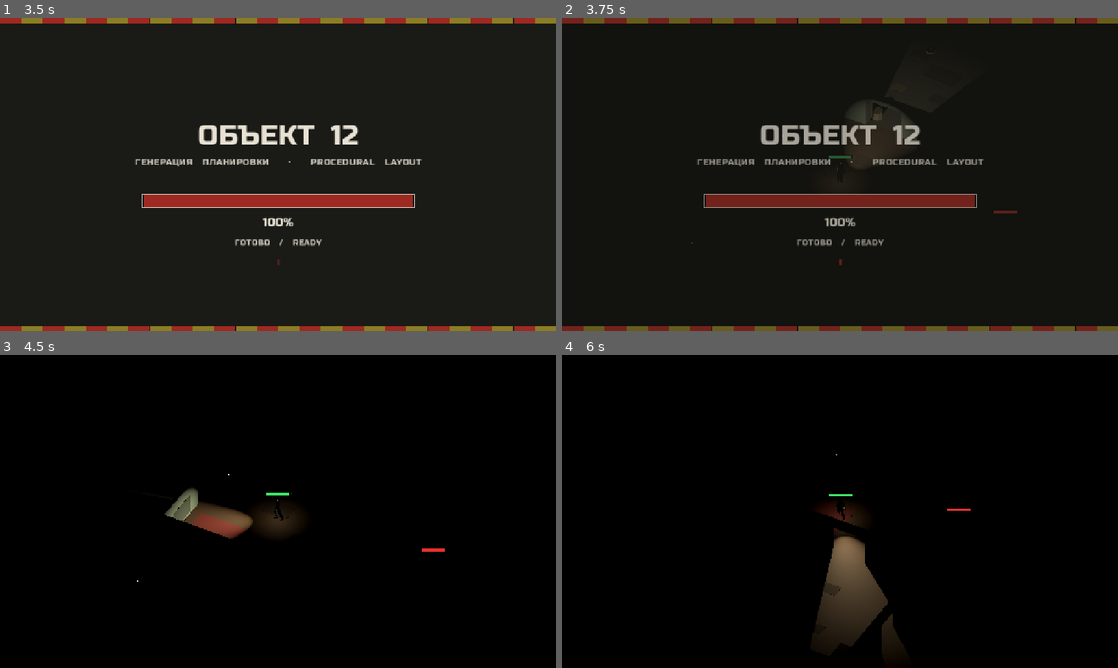
Above: before the commit, frames 1-4 (two rows, left to right).
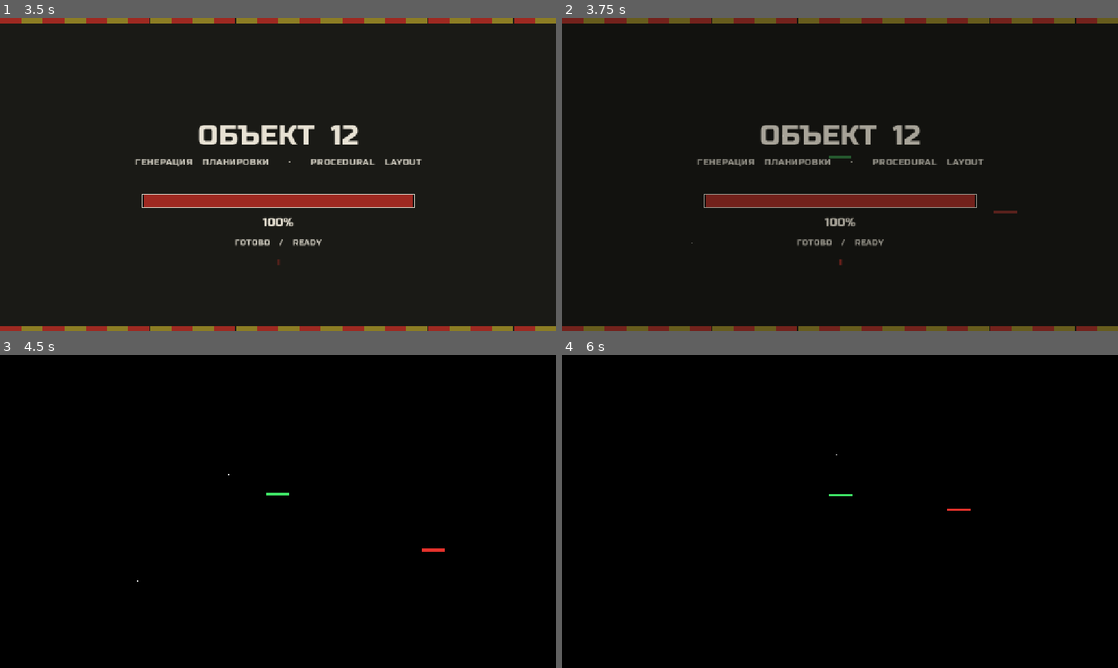
Above: after the commit, the same moments.

Repository: nhudson99/nuclear-winter
Game: Godot game, scene res://scenes/TitleScreen.tscn
Two runs of this game, one before a commit and one after it. Both use one fixed random seed, a clock stepped at 60 frames per second and the inputs below.
Inputs (mouse positions are in pixels of both pictures, inside the frame that each line leads up to):
- Up to frame 1 (3.5 s): tap Enter at 0.5, 1.25 s; hold D (move_right) 0.53-1.28 s; hold Right mouse button (flashlight, bound only after the commit) 0.53-1.28 s; click (278, 174) at 0.67 s; tap F (flashlight, bound only before the commit) at 0.8, 1.35 s; hold S (move_down) 1.28-2 s; click (278, 174) at 1.42 s; tap Shift at 1.55 s; click "LEVEL 1" at 2 s; move the mouse to (333, 105) at 2.77 s; hold D (move_right) from 2.78 s (still down); hold Shift (sprint) from 2.78 s (still down); click (333, 105) at 2.92 s; right-click (333, 105) at 3.05 s
- Up to frame 2 (3.75 s): tap Enter at 3.5 s; move the mouse to (812, 237) at 3.52 s; release D (move_right) at 3.53 s; release Shift (sprint) at 3.53 s; hold W (move_up) from 3.53 s (still down); right-click (812, 237) at 3.6 s; click (812, 237) at 3.67 s
- Up to frame 3 (4.5 s): tap F (flashlight, bound only before the commit) at 3.8 s; move the mouse to (444, 558) at 4.27 s; release W (move_up) at 4.28 s; hold A (move_left) from 4.28 s (still down); hold F (flashlight, bound only before the commit) from 4.28 s (still down); click (444, 558) at 4.42 s
- Up to frame 4 (6 s): tap Shift (sprint) at 4.55 s; move the mouse to (673, 464) at 5.02 s; release F (flashlight, bound only before the commit) at 5.03 s; tap E (interact) at 5.1 s; click (673, 464) at 5.17 s; right-click (673, 464) at 5.3 s; move the mouse to (867, 511) at 5.77 s; release A (move_left) at 5.78 s; hold S (move_down) from 5.78 s (still down); hold Shift (sprint) from 5.78 s (still down); click (867, 511) at 5.92 s

Frame 1 is identical in both runs. In frame 2, 1.0% of the frame differs, in the area x 49-64%, y 26-50%; in frame 3, 1.7%; in frame 4, 3.5%, in the area x 45-61%, y 47-94%.

Commit message:
Aim and light the flashlight by holding right mouse.
Hold RMB to turn the beam on and yaw the prisoner at the cursor.
WASD still strafes independently; release RMB to go dark again.

Co-authored-by: nhudson99 <nhudson99@users.noreply.github.com>

Diff:
--- a/godot/project.godot
+++ b/godot/project.godot
@@ -52,7 +52,7 @@
 }
 flashlight={
 "deadzone": 0.5,
-"events": [Object(InputEventKey,"resource_local_to_scene":false,"resource_name":"","device":-1,"window_id":0,"alt_pressed":false,"shift_pressed":false,"ctrl_pressed":false,"meta_pressed":false,"pressed":false,"keycode":0,"physical_keycode":70,"key_label":0,"unicode":102,"location":0,"echo":false,"script":null)
+"events": [Object(InputEventMouseButton,"resource_local_to_scene":false,"resource_name":"","device":-1,"window_id":0,"alt_pressed":false,"shift_pressed":false,"ctrl_pressed":false,"meta_pressed":false,"button_mask":2,"position":Vector2(0, 0),"global_position":Vector2(0, 0),"factor":1.0,"button_index":2,"canceled":false,"pressed":false,"double_click":false,"script":null)
 ]
 }
 
--- a/godot/scripts/Player.gd
+++ b/godot/scripts/Player.gd
@@ -35,7 +35,9 @@
 var _input_locked: bool = false
 var _flashlight: SpotLight3D
 var _flashlight_fill: OmniLight3D
-var _flashlight_on: bool = true
+var _flashlight_on: bool = false
+var _aim_override_enabled: bool = false
+var _aim_override: Vector3 = Vector3.ZERO
 
 func current_clip() -> String:
 	return _clip
@@ -43,8 +45,8 @@
 
 func _ready() -> void:
 	add_to_group("player")
-	_ensure_action("sprint", KEY_SHIFT)
-	_ensure_action("flashlight", KEY_F)
+	_ensure_key_action("sprint", KEY_SHIFT)
+	_ensure_mouse_action("flashlight", MOUSE_BUTTON_RIGHT)
 	health = max_health
 	_anim = _find_animation_player(visual)
 	if _anim:
@@ -63,16 +65,18 @@
 	_health_bar.set_health(health, max_health)
 
 func _physics_process(delta: float) -> void:
-	if Input.is_action_just_pressed("flashlight"):
-		set_flashlight_on(not _flashlight_on)
-
 	if not _alive or _input_locked:
+		set_flashlight_on(false)
 		velocity = Vector3.ZERO
 		_apply_gravity(delta)
 		move_and_slide()
 		if _alive:
 			_play("Idle", 1.0)
 		return
+
+	# Hold RMB: light on and yaw lock onto the cursor. WASD still strafes.
+	var aiming := Input.is_action_pressed("flashlight")
+	set_flashlight_on(aiming)
 
 	if Input.is_action_just_pressed("interact"):
 		_try_interact()
@@ -97,11 +101,14 @@
 
 	var planar := Vector3(velocity.x, 0.0, velocity.z)
 	var speed := planar.length()
-	if speed > 0.15:
+	var aim_dir := _aim_planar() if aiming else Vector3.ZERO
+	if aim_dir.length() > 0.2:
+		_face_planar(aim_dir, delta)
+	elif speed > 0.15:
 		# glTF forward is -Z, so the yaw that points the model down the travel
 		# direction is half a turn from atan2 of the velocity.
-		var target_yaw := atan2(planar.x, planar.z) + PI
-		visual.rotation.y = lerp_angle(visual.rotation.y, target_yaw, clampf(turn_speed * delta, 0.0, 1.0))
+		_face_planar(planar, delta)
+	if speed > 0.15:
 		var clip := "Run" if speed >= run_threshold else "Walk"
 		var metres: float = run_cycle_metres if clip == "Run" else walk_cycle_metres
 		_play(clip, _cycle_speed(clip, speed, metres))
@@ -129,6 +136,7 @@
 func lock_input() -> void:
 	_input_locked = true
 	velocity = Vector3.ZERO
+	set_flashlight_on(false)
 
 func unlock_input() -> void:
 	_input_locked = false
@@ -145,6 +153,17 @@
 
 func get_flashlight() -> SpotLight3D:
 	return _flashlight
+
+func is_aiming() -> bool:
+	return _flashlight_on
+
+## Tests and screenshot tools can pin the aim point without a real cursor.
+func set_aim_world_override(point: Vector3) -> void:
+	_aim_override_enabled = true
+	_aim_override = point
+
+func clear_aim_world_override() -> void:
+	_aim_override_enabled = false
 
 func _try_interact() -> void:
 	if _has_item:
@@ -189,12 +208,52 @@
 	var cycle_seconds := _anim.get_animation(clip).length
 	return clampf(speed * cycle_seconds / cycle_metres, 0.35, 2.5)
 
-func _ensure_action(action: String, keycode: Key) -> void:
-	if InputMap.has_action(action):
-		return
-	InputMap.add_action(action)
+func _face_planar(dir: Vector3, delta: float) -> void:
+	var target_yaw := atan2(dir.x, dir.z) + PI
+	visual.rotation.y = lerp_angle(visual.rotation.y, target_yaw, clampf(turn_speed * delta, 0.0, 1.0))
+
+func _aim_planar() -> Vector3:
+	var point := _aim_world_point()
+	var to_point := point - global_position
+	to_point.y = 0.0
+	return to_point
+
+func _aim_world_point() -> Vector3:
+	if _aim_override_enabled:
+		return _aim_override
+	var camera := get_viewport().get_camera_3d() if get_viewport() else null
+	if camera == null:
+		return global_position
+	var screen := get_viewport().get_mouse_position()
+	var origin := camera.project_ray_origin(screen)
+	var ray := camera.project_ray_normal(screen)
+	if absf(ray.y) < 0.0001:
+		return global_position
+	var distance := (global_position.y - origin.y) / ray.y
+	if distance < 0.0:
+		return global_position
+	return origin + ray * distance
+
+func _ensure_key_action(action: String, keycode: Key) -> void:
 	var event := InputEventKey.new()
 	event.physical_keycode = keycode
+	_ensure_action_event(action, event)
+
+func _ensure_mouse_action(action: String, button: MouseButton) -> void:
+	var event := InputEventMouseButton.new()
+	event.button_index = button
+	_ensure_action_event(action, event)
+
+func _ensure_action_event(action: String, event: InputEvent) -> void:
+	if not InputMap.has_action(action):
+		InputMap.add_action(action)
+	for existing in InputMap.action_get_events(action):
+		if existing is InputEventKey and event is InputEventKey:
+			if (existing as InputEventKey).physical_keycode == (event as InputEventKey).physical_keycode:
+				return
+		elif existing is InputEventMouseButton and event is InputEventMouseButton:
+			if (existing as InputEventMouseButton).button_index == (event as InputEventMouseButton).button_index:
+				return
 	InputMap.action_add_event(action, event)
 
 func _setup_flashlight() -> void:
@@ -226,7 +285,7 @@
 	_flashlight_fill.omni_attenuation = 1.4
 	_flashlight_fill.position = Vector3(0.0, 1.1, 0.0)
 	host.add_child(_flashlight_fill)
-	set_flashlight_on(true)
+	set_flashlight_on(false)
 
 func _find_animation_player(root: Node) -> AnimationPlayer:
 	if root == null:
--- a/godot/tools/build_main_scene.gd
+++ b/godot/tools/build_main_scene.gd
@@ -35,7 +35,7 @@
 	var env := Environment.new()
 	env.background_mode = Environment.BG_COLOR
 	# Level 1 is unlit: no sky, no ambient, no sun. The only light is the
-	# player's flashlight (toggled with F in Player.gd).
+	# player's flashlight (hold RMB in Player.gd to aim and light).
 	env.background_color = Color(0.0, 0.0, 0.0)
 	env.ambient_light_source = Environment.AMBIENT_SOURCE_DISABLED
 	env.ambient_light_energy = 0.0
--- a/godot/tools/screenshot_flashlight.gd
+++ b/godot/tools/screenshot_flashlight.gd
@@ -1,7 +1,7 @@
 extends SceneTree
 
-## Capture Level 1 with the flashlight on, then off, so the dark map and cone
-## can be eyeballed. Needs a real renderer:
+## Capture Level 1 dark, then with RMB-aim held in two directions, then
+## strafing while the beam stays locked. Needs a real renderer:
 ##   Godot --rendering-driver opengl3 --resolution 1280x720 \
 ##         -s res://tools/screenshot_flashlight.gd
 
@@ -27,22 +27,33 @@
 		monster.visible = false
 		monster.global_position += Vector3(200.0, 0.0, 200.0)
 
-	# Face the beam into the room so the cone reads on the floor.
-	var visual: Node3D = player.get_node("Model")
-	visual.rotation.y = PI
-	player.set_flashlight_on(true)
-	await create_timer(0.5).timeout
-	_snap("godot_flashlight_on.png")
+	await create_timer(0.35).timeout
+	_snap("godot_flashlight_rmb_off.png")
 
-	player.set_flashlight_on(false)
-	await create_timer(0.35).timeout
-	_snap("godot_flashlight_off.png")
+	player.set_aim_world_override(player.global_position + Vector3(0.0, 0.0, -8.0))
+	Input.action_press("flashlight")
+	for _i in range(20):
+		await physics_frame
+	await create_timer(0.2).timeout
+	_snap("godot_flashlight_rmb_aim.png")
 
-	player.set_flashlight_on(true)
-	visual.rotation.y = PI * 0.5
-	await create_timer(0.35).timeout
-	_snap("godot_flashlight_yaw.png")
+	player.set_aim_world_override(player.global_position + Vector3(8.0, 0.0, 0.0))
+	for _i in range(20):
+		await physics_frame
+	await create_timer(0.2).timeout
+	_snap("godot_flashlight_rmb_aim_yaw.png")
 
+	var start := player.global_position
+	Input.action_press("move_up")
+	for _i in range(24):
+		await physics_frame
+	Input.action_release("move_up")
+	await create_timer(0.15).timeout
+	print("strafe_dist=", player.global_position.distance_to(start))
+	_snap("godot_flashlight_rmb_strafe.png")
+
+	Input.action_release("flashlight")
+	player.clear_aim_world_override()
 	quit(0)
 
 func _snap(filename: String) -> void:
--- a/godot/tools/smoke_flashlight.gd
+++ b/godot/tools/smoke_flashlight.gd
@@ -1,6 +1,7 @@
 extends SceneTree
 
-## Headless smoke: Level 1 is unlit, the player has a flashlight, F toggles it.
+## Headless smoke: Level 1 is unlit. Hold flashlight (RMB) to light and aim;
+## WASD still moves independently of facing.
 
 func _initialize() -> void:
 	call_deferred("_run")
@@ -25,71 +26,86 @@
 		quit(1)
 		return
 
+	var monster: CharacterBody3D = main.get_node_or_null("Monster")
+	if monster:
+		monster.set_physics_process(false)
+		monster.global_position += Vector3(200.0, 0.0, 200.0)
+
 	var flashlight: SpotLight3D = player.get_flashlight() if player.has_method("get_flashlight") else null
 	var fill := player.get_node_or_null("Model/FlashlightFill") as OmniLight3D
 	var visual: Node3D = player.get_node_or_null("Model")
 	var parented := flashlight != null and visual != null and flashlight.get_parent() == visual
-	var starts_on: bool = player.is_flashlight_on() and flashlight != null and flashlight.visible
-	var fill_on: bool = fill != null and fill.visible
+	var starts_off: bool = (
+		not player.is_flashlight_on()
+		and flashlight != null
+		and not flashlight.visible
+		and (fill == null or not fill.visible)
+	)
 	var beam_ok := (
 		flashlight != null
 		and flashlight.light_energy > 1.0
 		and flashlight.spot_range >= 8.0
 		and flashlight.spot_angle > 10.0
 	)
+	var rmb_ok := _flashlight_uses_rmb()
 	print(
 		"dark_env_ok=", env_ok,
 		" sun_off_ok=", sun_ok,
 		" flashlight_ok=", flashlight != null,
 		" parented_ok=", parented,
-		" starts_on=", starts_on,
-		" fill_ok=", fill_on,
-		" beam_ok=", beam_ok
+		" starts_off=", starts_off,
+		" beam_ok=", beam_ok,
+		" rmb_ok=", rmb_ok
 	)
 
-	# Drive _physics_process ourselves so the engine cannot consume the
-	# just_pressed edge on the same tick.
-	player.set_physics_process(false)
+	Input.action_press("flashlight")
+	await physics_frame
+	var held_on: bool = player.is_flashlight_on() and flashlight != null and flashlight.visible
+	print("hold_on_ok=", held_on)
 
-	Input.action_press("flashlight")
-	player._physics_process(0.033)
 	Input.action_release("flashlight")
-	var toggled_off: bool = (
+	await physics_frame
+	var released_off: bool = (
 		not player.is_flashlight_on()
 		and flashlight != null
 		and not flashlight.visible
-		and (fill == null or not fill.visible)
 	)
-	print("toggle_off_ok=", toggled_off)
+	print("release_off_ok=", released_off)
 
+	# Pin the aim at +X so facing is independent of WASD.
+	var expected_yaw := atan2(1.0, 0.0) + PI
+	player.set_aim_world_override(player.global_position + Vector3(8.0, 0.0, 0.0))
 	Input.action_press("flashlight")
-	player._physics_process(0.033)
+	for _i in range(30):
+		await physics_frame
+	var aim_err := absf(angle_difference(visual.rotation.y, expected_yaw))
+	var aim_ok := aim_err < 0.2
+	print("aim_yaw_ok=", aim_ok, " yaw=", visual.rotation.y, " expected=", expected_yaw, " err=", aim_err)
+
+	var pos0 := player.global_position
+	Input.action_press("move_up")
+	for _i in range(20):
+		await physics_frame
+	Input.action_release("move_up")
+	var moved := player.global_position.distance_to(pos0) > 0.4
+	var still_aimed := absf(angle_difference(visual.rotation.y, expected_yaw)) < 0.25
+	var walk_yaw := atan2(
+		player.global_position.x - pos0.x,
+		player.global_position.z - pos0.z
+	) + PI
+	var not_walk_facing := absf(angle_difference(visual.rotation.y, walk_yaw)) > 0.4
+	print(
+		"strafe_ok=", moved and still_aimed and not_walk_facing,
+		" moved=", moved,
+		" still_aimed=", still_aimed,
+		" not_walk_facing=", not_walk_facing,
+		" walk_yaw=", walk_yaw
+	)
+
 	Input.action_release("flashlight")
-	var toggled_on: bool = player.is_flashlight_on() and flashlight != null and flashlight.visible
-	print("toggle_on_ok=", toggled_on)
+	player.clear_aim_world_override()
+	await physics_frame
 
-	# The cone must yaw with the prisoner, not stay world-locked.
-	var yaw_ok := false
-	if flashlight != null and visual != null:
-		visual.rotation.y = 0.0
-		await process_frame
-		var ahead0 := -flashlight.global_transform.basis.z
-		ahead0.y = 0.0
-		visual.rotation.y = PI * 0.5
-		await process_frame
-		var ahead1 := -flashlight.global_transform.basis.z
-		ahead1.y = 0.0
-		var turned := ahead0.normalized().dot(ahead1.normalized()) < 0.35
-		yaw_ok = turned
-		print(
-			"yaw_follow_ok=", yaw_ok,
-			" ahead0=", ahead0,
-			" ahead1=", ahead1
-		)
-	else:
-		print("yaw_follow_ok=false")
-
-	# Binding F must work even when project.godot is the only source.
 	var action_ok := InputMap.has_action("flashlight")
 	print("action_ok=", action_ok)
 
@@ -98,16 +114,28 @@
 		and sun_ok
 		and flashlight != null
 		and parented
-		and starts_on
-		and fill_on
+		and starts_off
 		and beam_ok
-		and toggled_off
-		and toggled_on
-		and yaw_ok
+		and rmb_ok
+		and held_on
+		and released_off
+		and aim_ok
+		and moved
+		and still_aimed
+		and not_walk_facing
 		and action_ok
 	)
 	print("flashlight_smoke_ok=", all_ok)
 	quit(0 if all_ok else 1)
+
+
+func _flashlight_uses_rmb() -> bool:
+	if not InputMap.has_action("flashlight"):
+		return false
+	for event in InputMap.action_get_events("flashlight"):
+		if event is InputEventMouseButton and (event as InputEventMouseButton).button_index == MOUSE_BUTTON_RIGHT:
+			return true
+	return false
 
 
 func _environment_is_dark(main: Node3D) -> bool:
Not shown, changed: README.md
